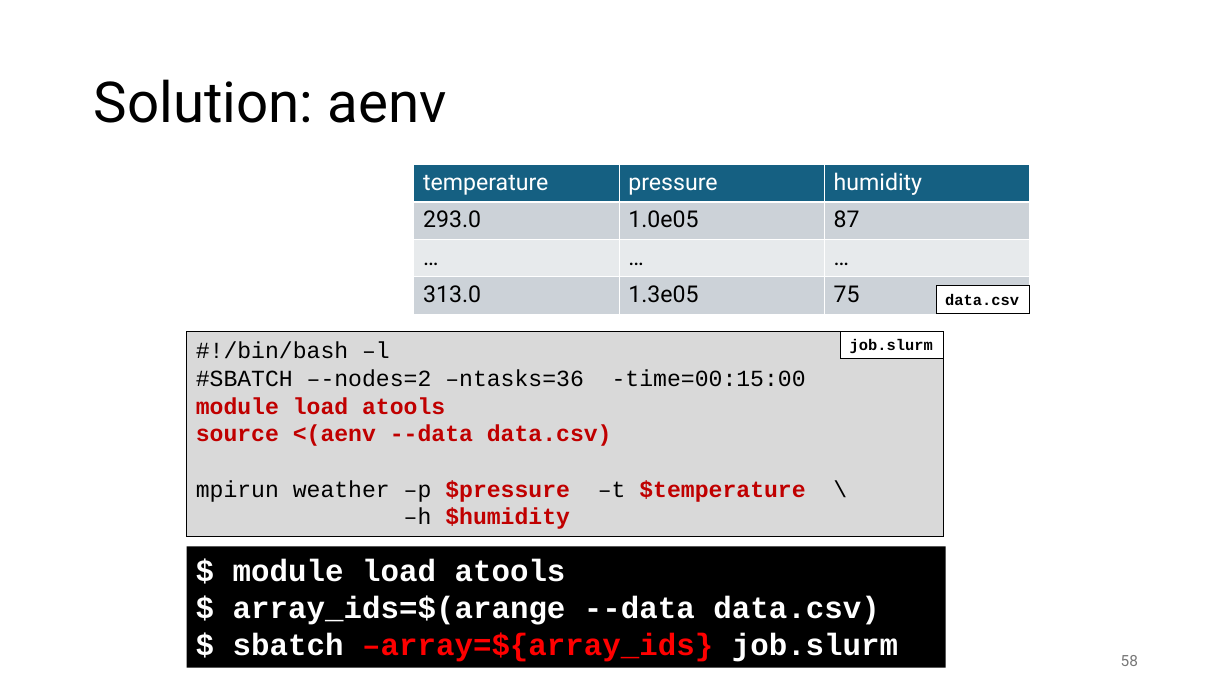
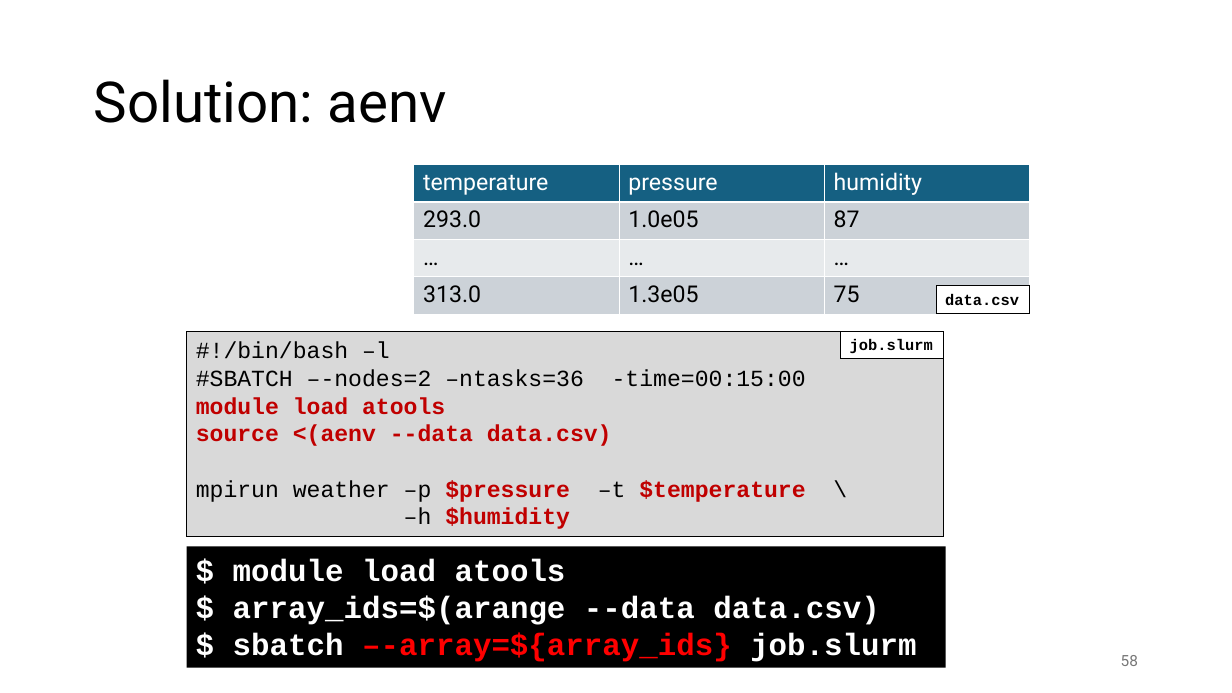
Before and after one commit to gjbex/Workflows-for-HPC, a slide deck: slide 58 of workflow_for_HPC.pptx. Drawn at 1232x693 pixels with LibreOffice and Linux fonts; fonts in the diff are those of the drawing. Boxes give left, top, right and bottom in pixels: in the first picture for what was removed or moved away, otherwise in the second. Text is boxed around its words. In the diff, an @@ line names an element or a change of style, - is before the commit and + after.

Commit message:
Fix typo

```diff
--- a/workflow_for_HPC.pptx
+++ b/workflow_for_HPC.pptx
@@ text in rectangle at [233, 633, 916, 662]: text changed @@
-$ sbatch –array=${array_ids} job.slurm
+$ sbatch –-array=${array_ids} job.slurm
```
Also in this commit, not shown: 2 other slides changed.
